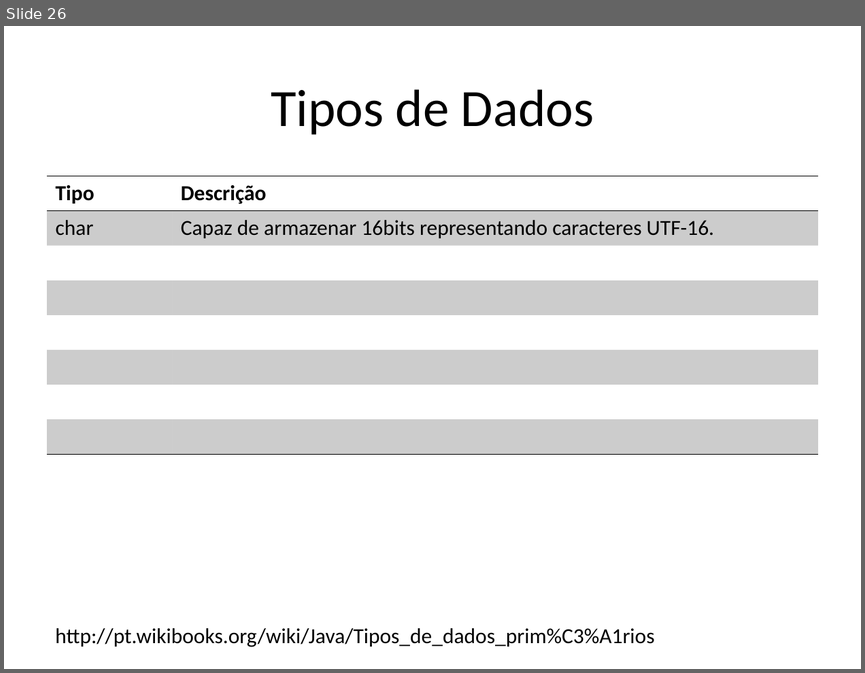
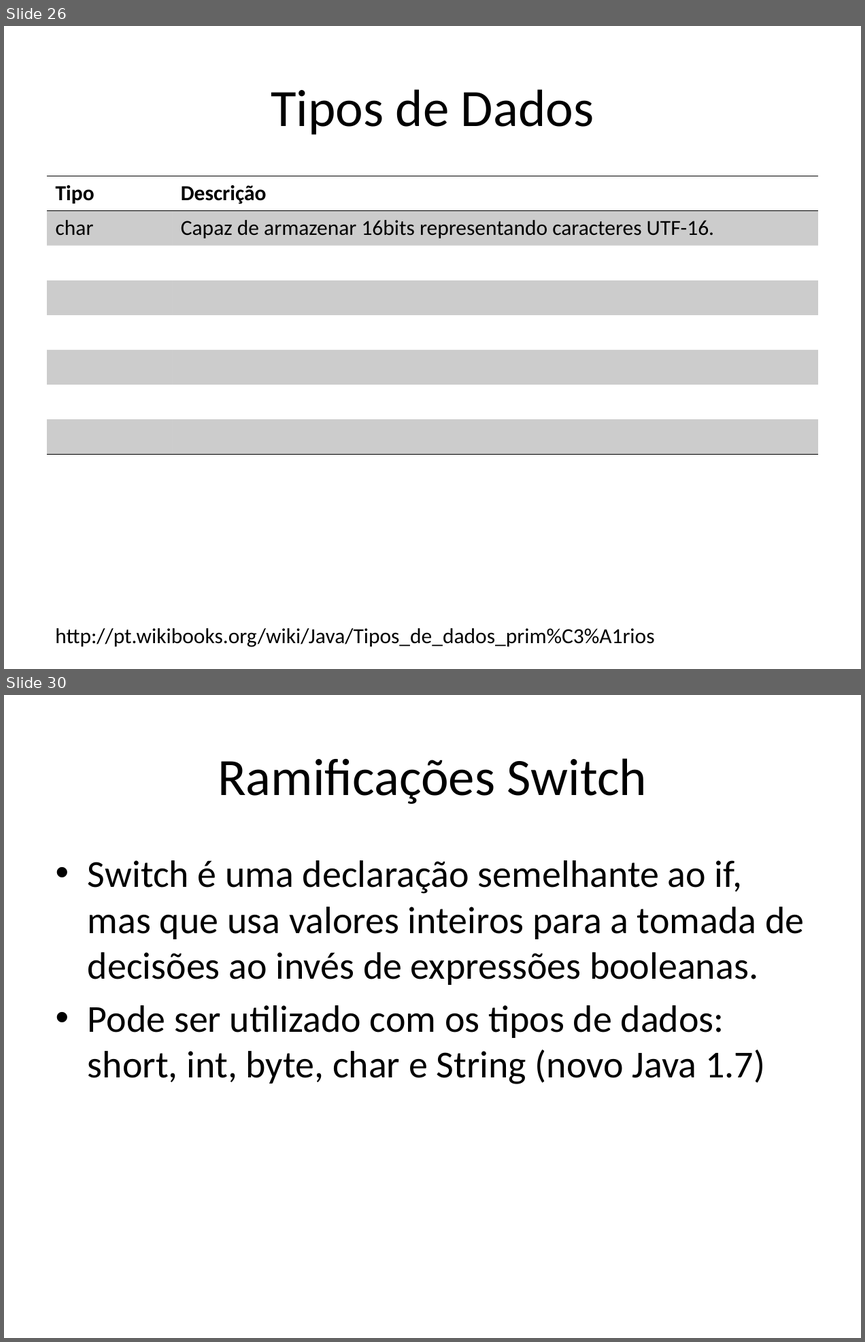
Before and after one commit to renanlessa/CursoJava, a slide deck: Documentos/Curso Java.pptx. Shown one above the other, each under a label of ours: slide 26 before the commit, slides 26 and 30 after it; the slides between them are not shown. The pictures are 865x673 and 865x1342 pixels, drawn with LibreOffice and Linux fonts; fonts in the diff are those of the drawing. Boxes give left, top, right and bottom in pixels: in the first picture for what was removed or moved away, otherwise in the second. Text is boxed around its words. In the diff, an @@ line names an element or a change of style, - is before the commit and + after.

```diff
--- a/Documentos/Curso Java.pptx
+++ b/Documentos/Curso Java.pptx
@@ slide 30 added at <box>4,695,861,1338</box>, background #FFFFFF @@
@@ title added at <box>218,758,647,804</box>, 44 pt, text #000000 @@
+Ramificações Switch
@@ text added at <box>88,860,804,1084</box>, 32 pt, text #000000 @@
+• Switch é uma declaração semelhante ao if, mas que usa valores inteiros para a tomada de decisões ao invés de expressões booleanas.
+• Pode ser utilizado com os tipos de dados: short, int, byte, char e String (novo Java 1.7)
```
Also in this commit, not shown: 1 slide changed, 9 other slides added, 21 other files.
